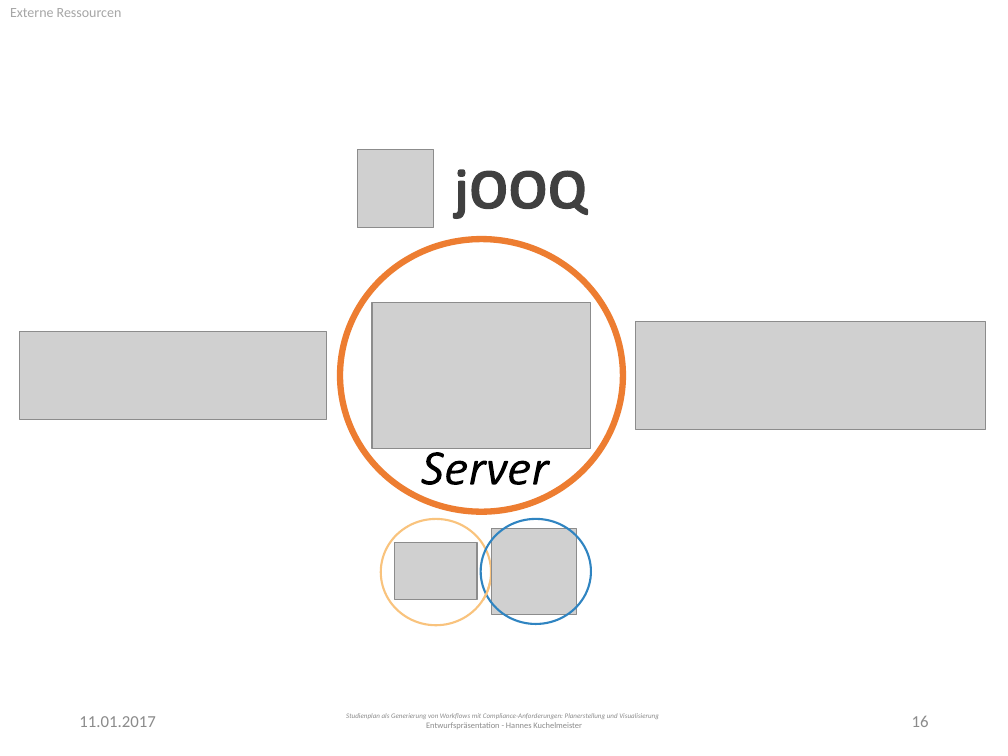
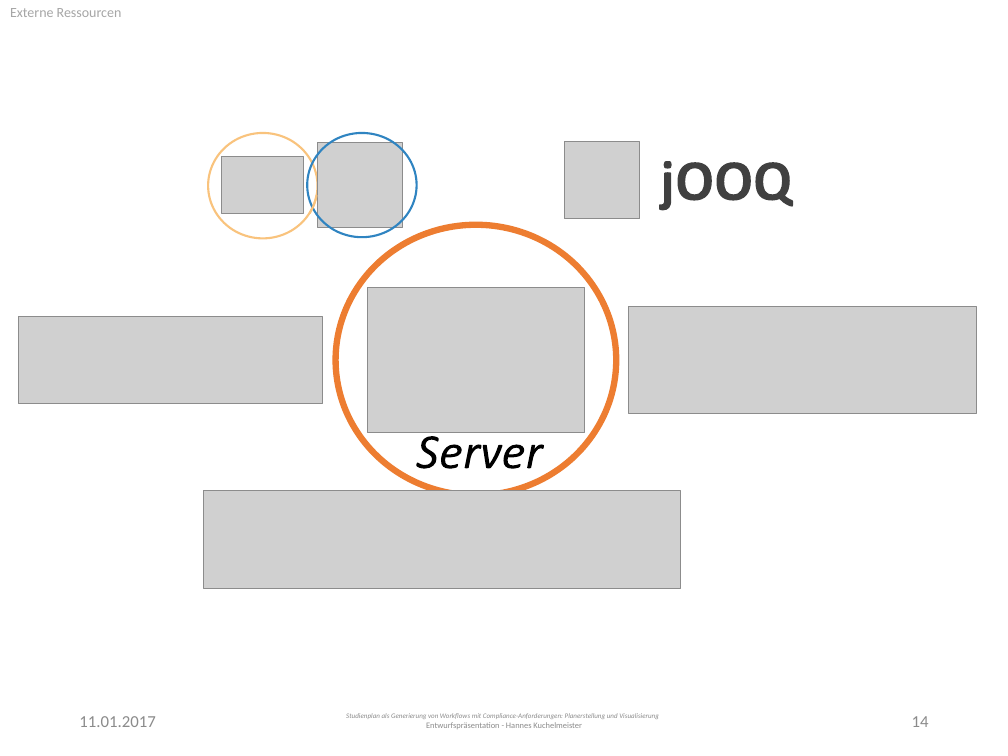
Before and after one commit to PSE-WS1617-IPD-Workflow/PSE_WS1617_IPD_Boehm_Studienplan, a slide deck: slide 14 of Entwurf/Presentation.pptx (slide 16 before the commit). Drawn at 1008x756 pixels with LibreOffice and Linux fonts; fonts in the diff are those of the drawing; grey boxes stand for pictures; background and template pictures are left out. Boxes give left, top, right and bottom in pixels: in the first picture for what was removed or moved away, otherwise in the second. Text is boxed around its words. In the diff, an @@ line names an element or a change of style, - is before the commit and + after.

```diff
--- a/Entwurf/Presentation.pptx
+++ b/Entwurf/Presentation.pptx
@@ 2 pictures, 2 ellipses, 1 arc (boxed as its full ellipse): place and size @@
-2 pictures, 2 ellipses, 1 arc (boxed as its full ellipse) at <box>381,519,591,625</box>
+2 pictures, 2 ellipses, 1 arc (boxed as its full ellipse) at <box>208,133,417,239</box>
@@ picture: place and size @@
-picture at <box>358,150,433,228</box>
+picture at <box>564,142,640,219</box>
@@ freeform shape: place and size @@
-freeform shape at <box>511,170,545,209</box>
+freeform shape at <box>659,172,671,211</box>
@@ freeform shape: place and size @@
-freeform shape at <box>458,169,466,177</box>
+freeform shape at <box>663,161,671,169</box>
@@ freeform shape: place and size @@
-freeform shape at <box>550,170,589,215</box>
+freeform shape at <box>677,162,712,201</box>
@@ freeform shape: place and size @@
-freeform shape at <box>472,170,506,209</box>
+freeform shape at <box>717,162,751,201</box>
@@ freeform shape added at <box>756,162,793,207</box>, fill #404040 @@
@@ freeform shape removed at <box>453,180,465,219</box> @@
@@ picture: place and size @@
-picture at <box>20,332,327,419</box>
+picture at <box>18,317,323,403</box>
@@ 2 pictures, 1 ellipse, 1 freeform shape: place and size @@
-2 pictures, 1 ellipse, 1 freeform shape at <box>340,239,986,512</box>
+2 pictures, 1 ellipse, 1 freeform shape at <box>336,225,977,495</box>
@@ picture added at <box>204,491,680,589</box> @@
@@ page number at <box>912,716,929,727</box>: text changed @@
-16
+14
```
Also in this commit, not shown: 10 other slides changed.
